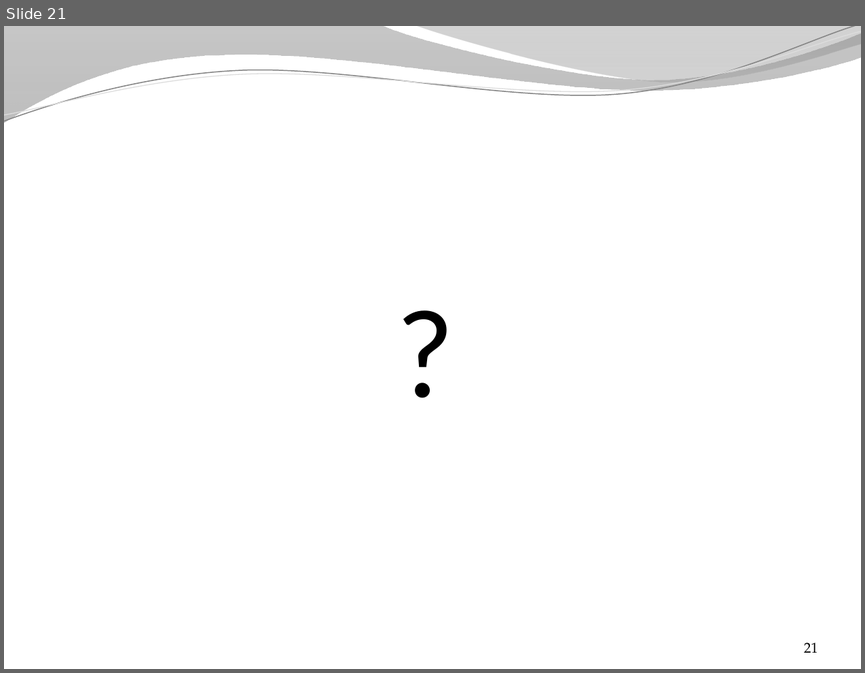
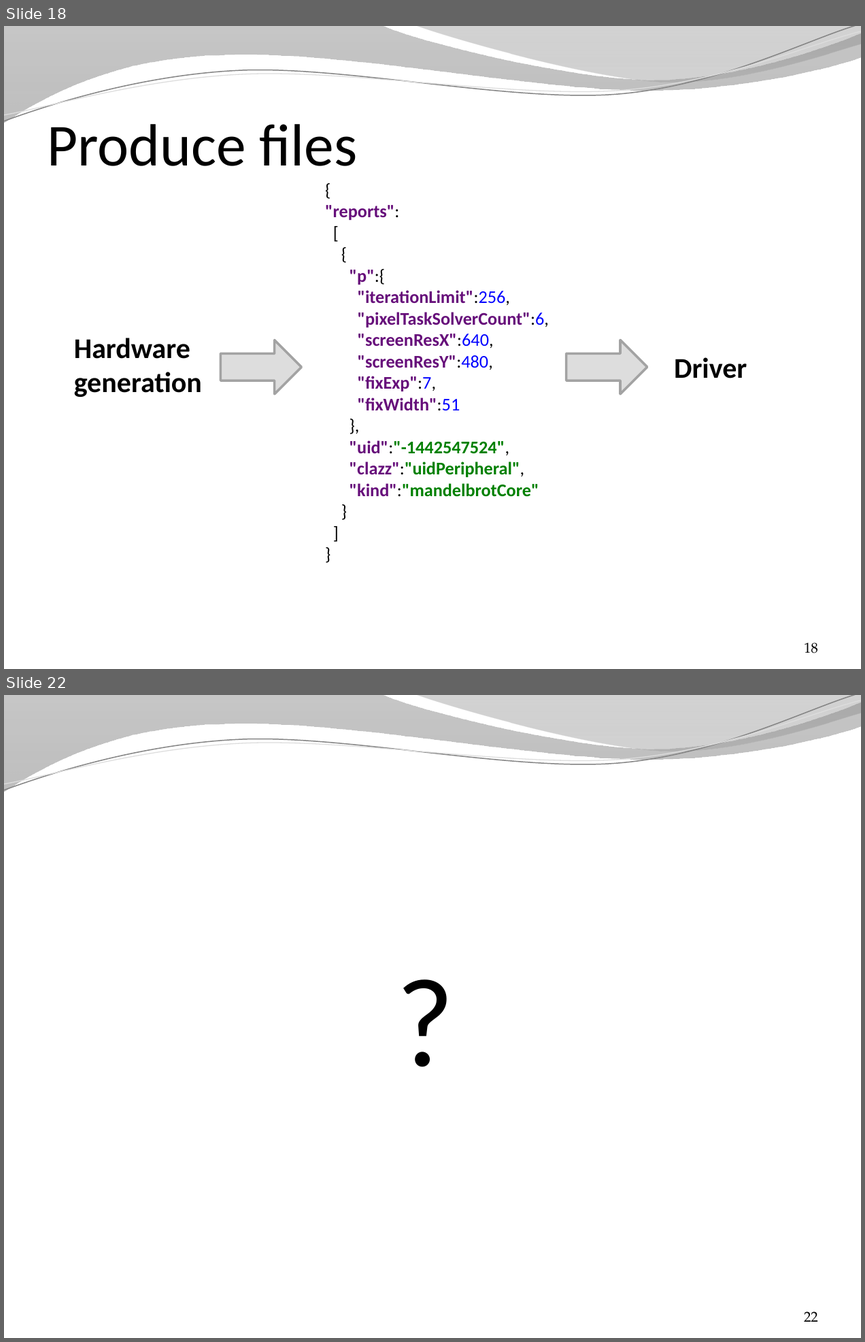
Before and after one commit to SpinalHDL/SpinalDoc, a slide deck: presentation/en/changes_arguments.pptx. Shown one above the other, each under a label of ours: slide 21 before the commit, slides 18 and 22 after it; the slides between them are not shown. The pictures are 865x673 and 865x1342 pixels, drawn with LibreOffice and Linux fonts; fonts in the diff are those of the drawing; background and template pictures are left out. Boxes give left, top, right and bottom in pixels: in the first picture for what was removed or moved away, otherwise in the second. Text is boxed around its words. In the diff, an @@ line names an element or a change of style, - is before the commit and + after.

```diff
--- a/presentation/en/changes_arguments.pptx
+++ b/presentation/en/changes_arguments.pptx
@@ slide 18 added at [4,26,861,669], background picture (left out); not listed: 4 template elements that a slide beside it also shows @@
@@ title added at [47,124,357,166], 50 pt, text #000000 @@
+Produce files
@@ text added at [325,205,549,497], 15 pt, text #660E7A, bold @@
+{
+"reports":
+[
+{
+"p":{
+"iterationLimit":256,
+"pixelTaskSolverCount":6,
+"screenResX":640,
+"screenResY":480,
+"fixExp":7,
+"fixWidth":51
+},
+"uid":"-1442547524",
+"clazz":"uidPeripheral",
+"kind":"mandelbrotCore"
+}
+]
+}
@@ text added at [74,337,202,397], 24 pt, text #000000, bold @@
+Hardware
+generation
@@ right arrow added at [221,339,301,394], fill #DDDDDD, outline #A3A3A3 2 pt @@
@@ right arrow added at [566,339,647,394], fill #DDDDDD, outline #A3A3A3 2 pt @@
@@ text added at [674,357,747,378], 24 pt, text #000000, bold @@
+Driver
@@ page number added at [804,642,818,653], 12 pt, text #000000 @@
+18
@@ what was slide 21 is now slide 22 @@
@@ page number at [804,1311,818,1321]: text changed @@
-21
+22
```
Also in this commit, not shown: 17 slides changed, 2 other slides added, 1 slide removed, 3 other files.
